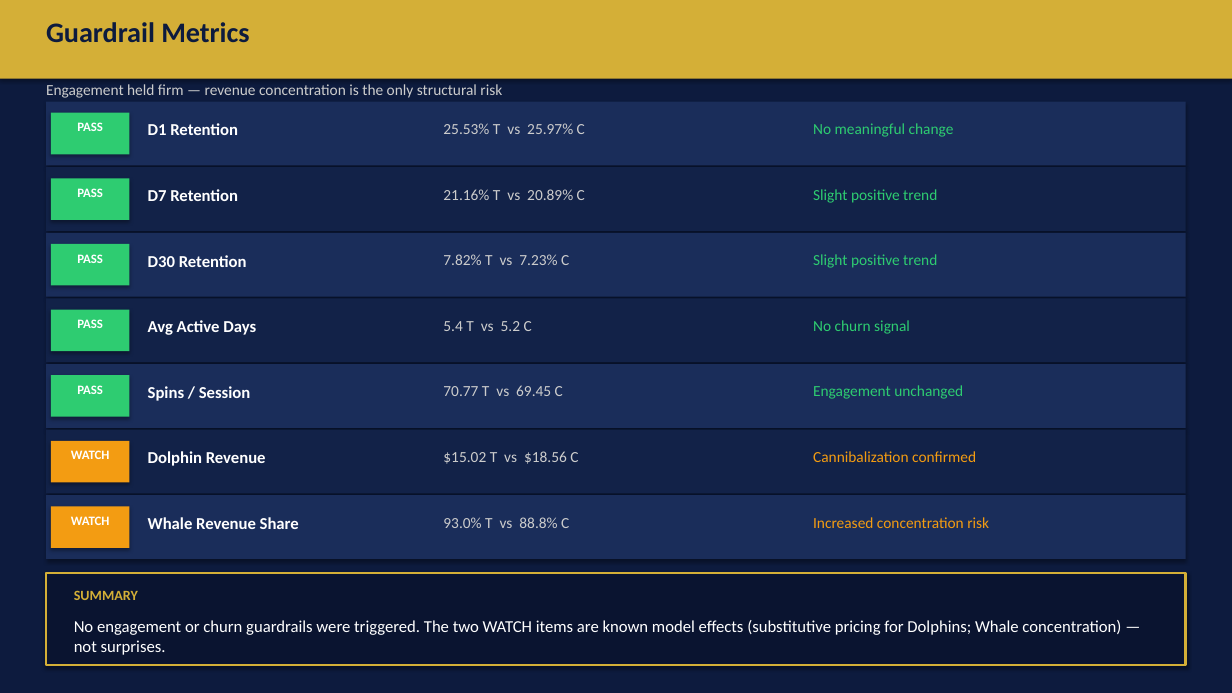
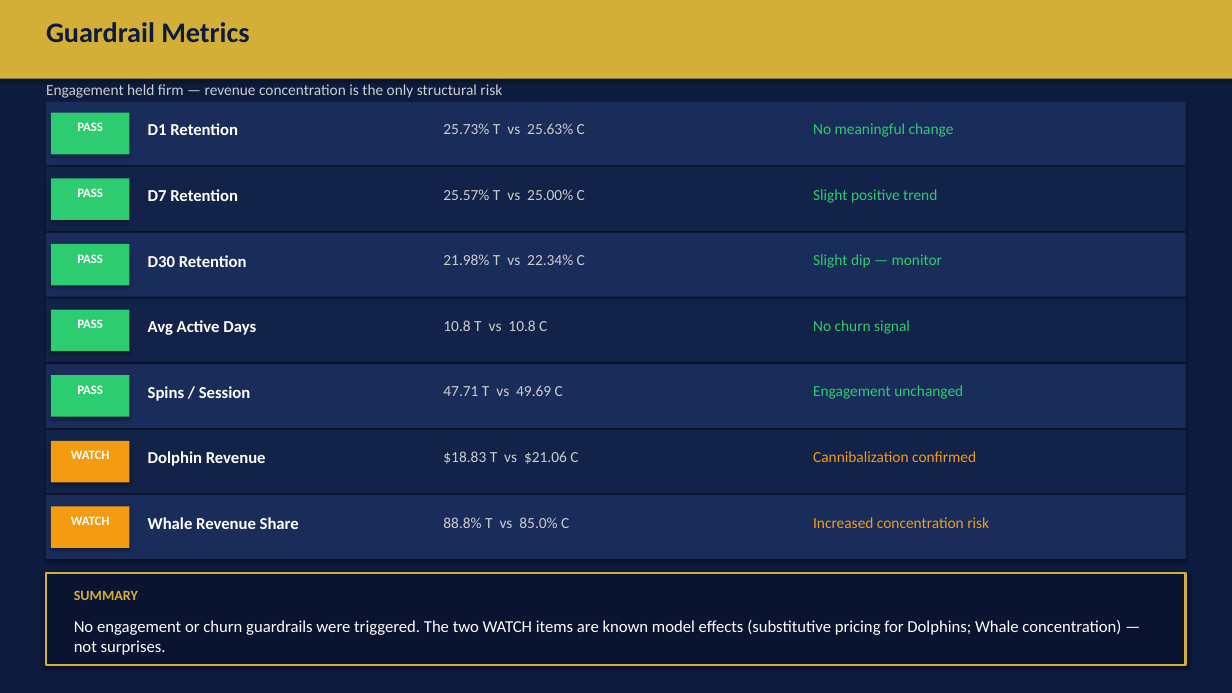
Before and after one commit to DannyEzersky/royal-flush-casino, a slide deck: slide 8 of exports/royal_spin_ab_test.pptx. Drawn at 1232x693 pixels with LibreOffice and Linux fonts; fonts in the diff are those of the drawing. Boxes give left, top, right and bottom in pixels: in the first picture for what was removed or moved away, otherwise in the second. Text is boxed around its words. In the diff, an @@ line names an element or a change of style, - is before the commit and + after.

```diff
--- a/exports/royal_spin_ab_test.pptx
+++ b/exports/royal_spin_ab_test.pptx
@@ text at <box>443,123,585,134</box>: text changed @@
-25.53% T vs 25.97% C
+25.73% T vs 25.63% C
@@ text at <box>443,189,585,200</box>: text changed @@
-21.16% T vs 20.89% C
+25.57% T vs 25.00% C
@@ text at <box>443,254,585,265</box>: text changed @@
-7.82% T vs 7.23% C
+21.98% T vs 22.34% C
@@ text at <box>813,254,942,268</box>: text changed @@
-Slight positive trend
+Slight dip — monitor
@@ text at <box>443,320,547,331</box>: text changed @@
-5.4 T vs 5.2 C
+10.8 T vs 10.8 C
@@ text at <box>443,385,563,396</box>: text changed @@
-70.77 T vs 69.45 C
+47.71 T vs 49.69 C
@@ text at <box>443,451,578,464</box>: text changed @@
-$15.02 T vs $18.56 C
+$18.83 T vs $21.06 C
@@ text at <box>443,517,569,528</box>: text changed @@
-93.0% T vs 88.8% C
+88.8% T vs 85.0% C
```
Also in this commit, not shown: 7 other slides changed, 9 other files.
